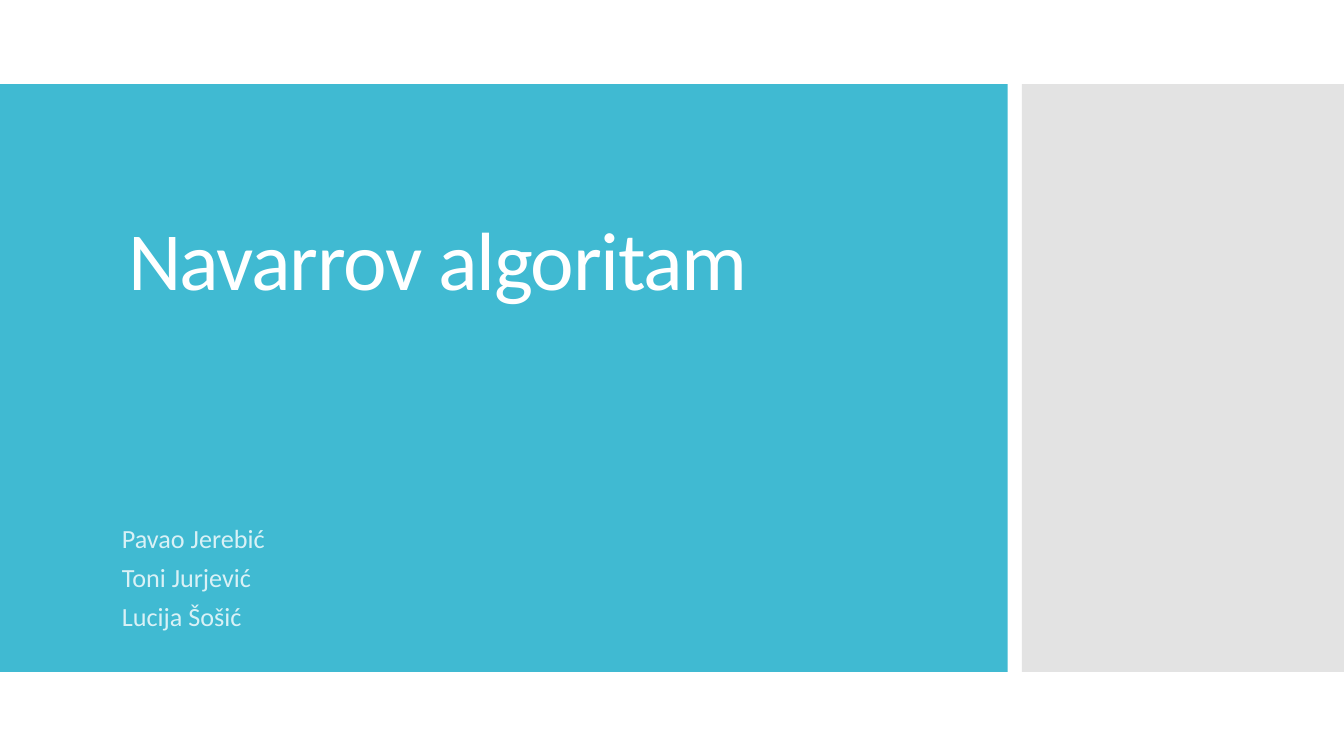
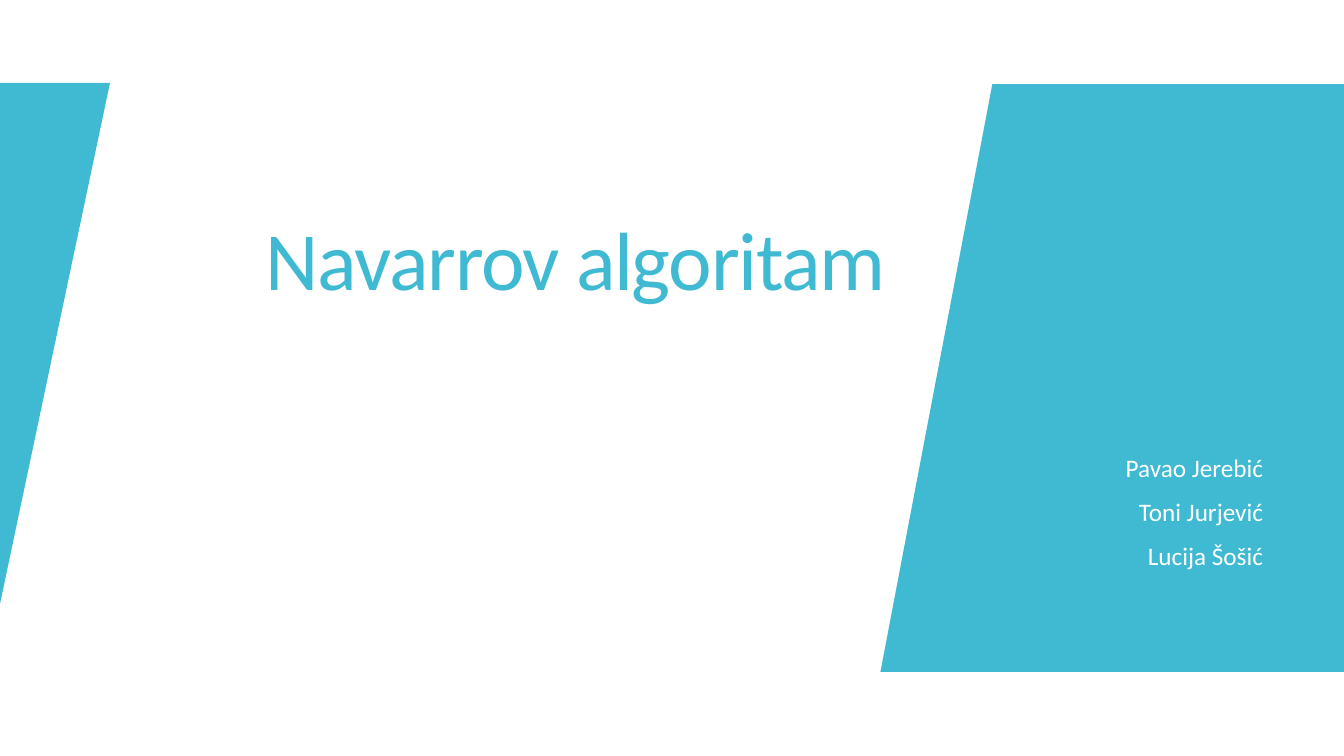
Before and after one commit to ZerocksX/FERBioinformaticsNavarro, a slide deck: slide 1 of dokumentacija/Prezentacija_BioInf_Navarro.pptx. Drawn at 1344x756 pixels with LibreOffice and Linux fonts; fonts in the diff are those of the drawing. Boxes give left, top, right and bottom in pixels: in the first picture for what was removed or moved away, otherwise in the second. Text is boxed around its words. In the diff, an @@ line names an element or a change of style, - is before the commit and + after.

```diff
--- a/dokumentacija/Prezentacija_BioInf_Navarro.pptx
+++ b/dokumentacija/Prezentacija_BioInf_Navarro.pptx
@@ rectangle added at [0, 0, 1344, 756], fill #FFFFFF @@
@@ freeform shape added at [0, 83, 111, 606], fill #40BAD2 @@
@@ freeform shape added at [880, 84, 1344, 671], fill #40BAD2 @@
@@ title "Navarrov algoritam" at [266, 232, 885, 304]: text colour #FFFFFF to #40BAD2; alignment left to right @@
@@ subtitle "Pavao Jerebić": place and size @@
-subtitle "Pavao Jerebić" at [122, 530, 265, 631]
+subtitle "Pavao Jerebić" at [1126, 459, 1263, 570]
@@ subtitle "Pavao Jerebić" at [1126, 459, 1263, 570]: size 18.7 to 18 pt, text colour #D9F1F6 to #FFFFFF; alignment left to right; line spacing 0.7 to 0.9 @@
```
Also in this commit, not shown: 3 other slides changed, 2 slides added, 1 other file.
